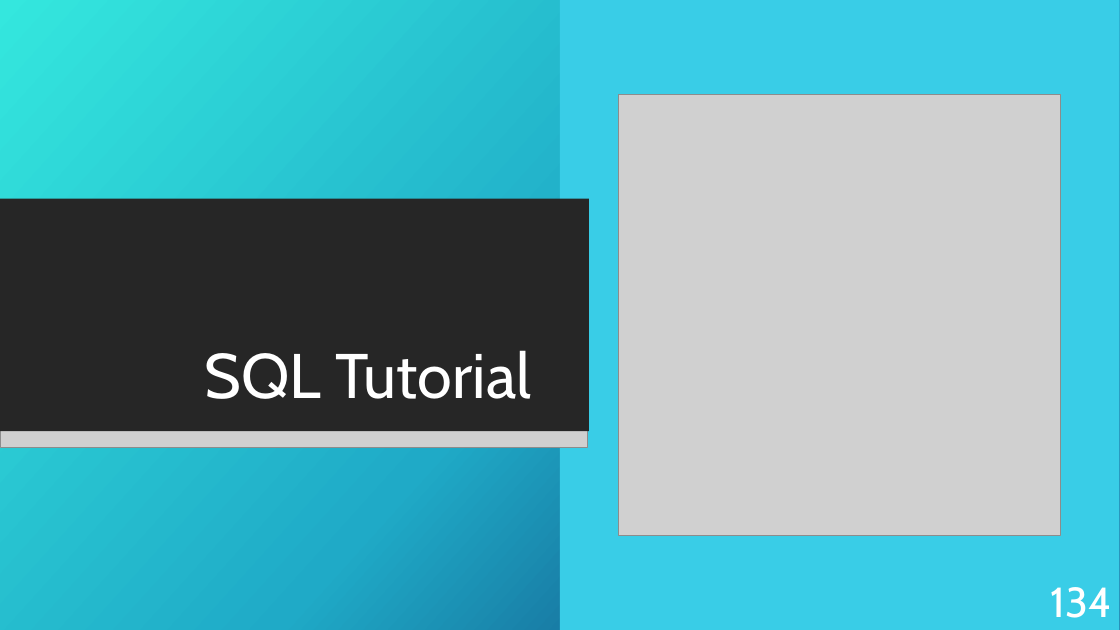
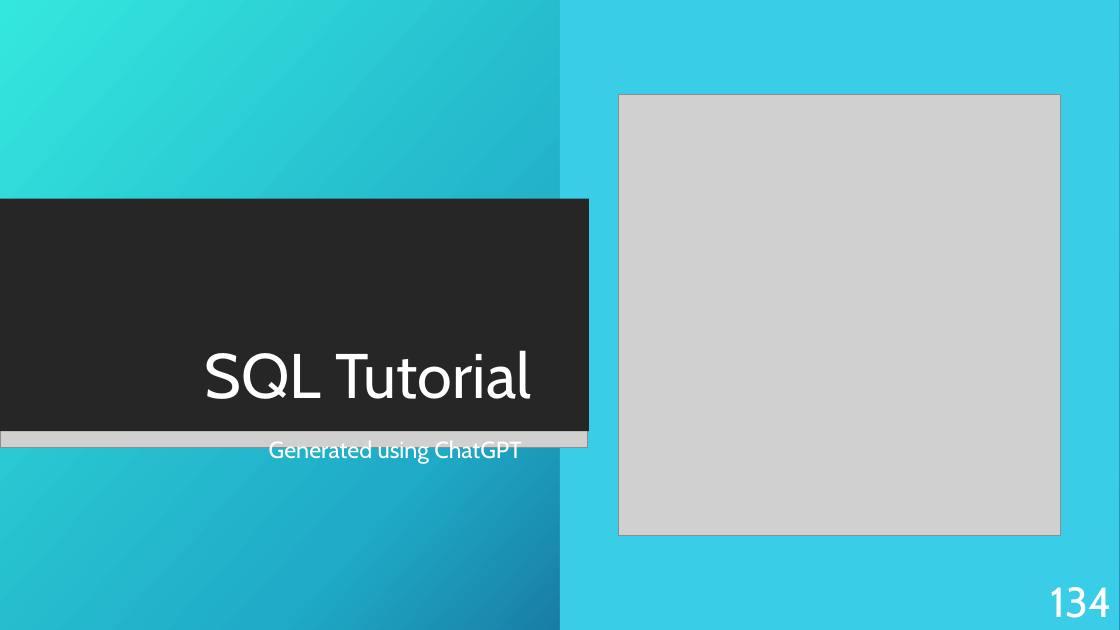
Before and after one commit to KurtAbraham/CS451, a slide deck: slide 134 of CS 451-KAbraham-Internet Technologies Tutorials.pptx. Drawn at 1120x630 pixels with LibreOffice and Linux fonts; fonts in the diff are those of the drawing; grey boxes stand for pictures; background and template pictures are left out. Boxes give left, top, right and bottom in pixels: in the first picture for what was removed or moved away, otherwise in the second. Text is boxed around its words. In the diff, an @@ line names an element or a change of style, - is before the commit and + after.

```diff
--- a/CS 451-KAbraham-Internet Technologies Tutorials.pptx
+++ b/CS 451-KAbraham-Internet Technologies Tutorials.pptx
@@ text added at (269,438,521,464), 20 pt, text #FFFFFF @@
+Generated using ChatGPT
```
Also in this commit, not shown: 14 other slides changed, 16 slides added, 1 other file.
